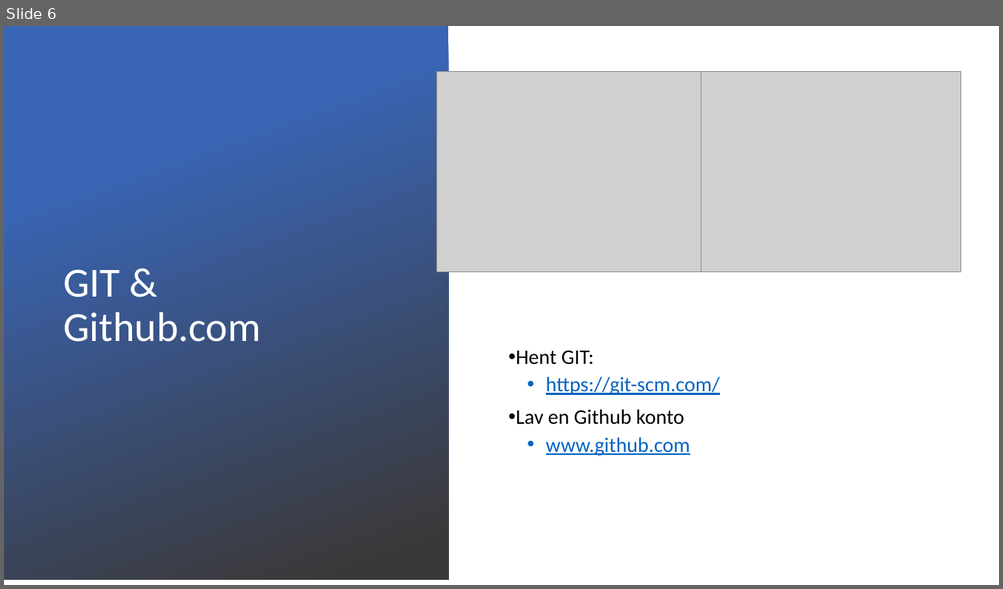
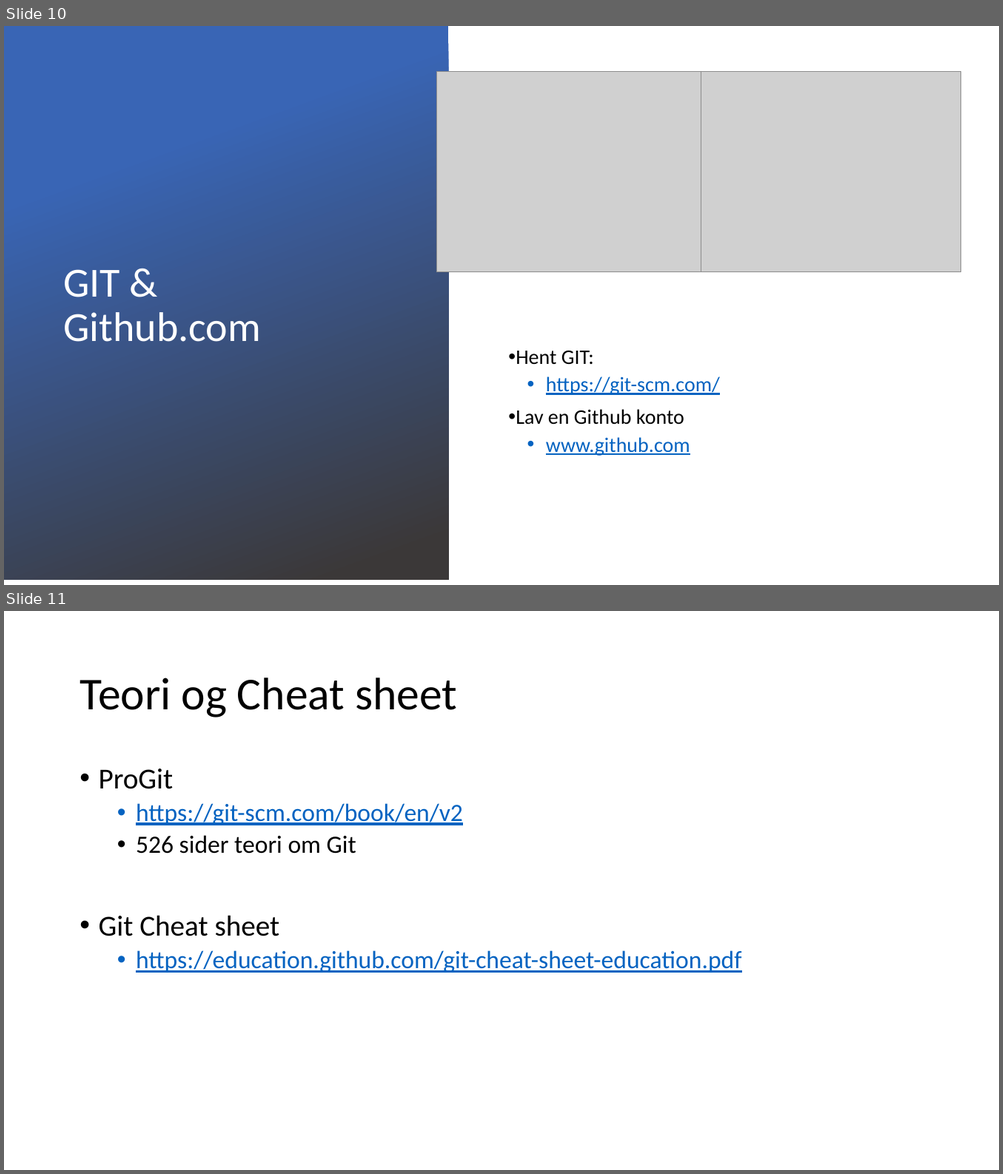
Before and after one commit to Paepke-cph/Git-Workshop, a slide deck: Docs/Versionsstyring.pptx. Shown one above the other, each under a label of ours: slide 6 before the commit, slides 10 and 11 after it. The pictures are 1003x589 and 1003x1174 pixels, drawn with LibreOffice and Linux fonts; fonts in the diff are those of the drawing; grey boxes stand for pictures; background and template pictures are left out. Boxes give left, top, right and bottom in pixels: in the first picture for what was removed or moved away, otherwise in the second. Text is boxed around its words. In the diff, an @@ line names an element or a change of style, - is before the commit and + after.

```diff
--- a/Docs/Versionsstyring.pptx
+++ b/Docs/Versionsstyring.pptx
@@ slide 11 added at <box>4,611,999,1170</box>, background #FFFFFF @@
@@ title added at <box>79,678,457,718</box>, 44 pt, text #000000 @@
+Teori og Cheat sheet
@@ text added at <box>99,769,741,973</box>, 24 pt, text #0563C1, underline @@
+• ProGit
+  • https://git-scm.com/book/en/v2
+  • 526 sider teori om Git
+• Git Cheat sheet
+  • https://education.github.com/git-cheat-sheet-education.pdf
@@ what was slide 6 is now slide 10 @@
```
Also in this commit, not shown: 2 slides changed, 9 other slides added, 4 other files.
